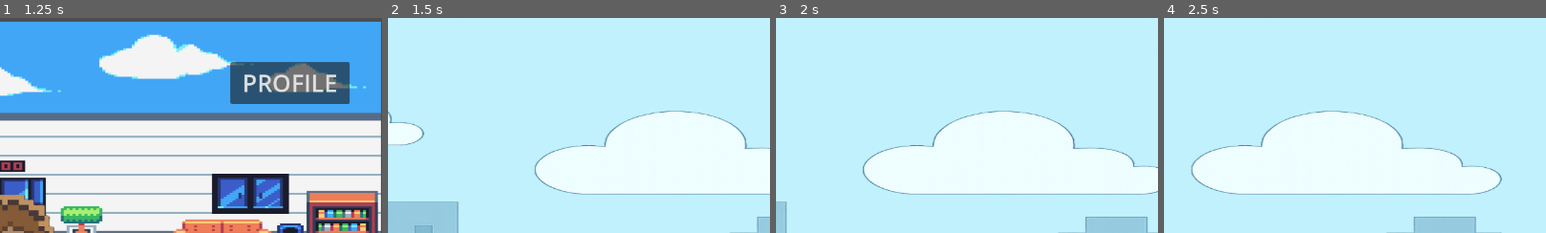
Above: before the commit, frames 1-4 (left to right).
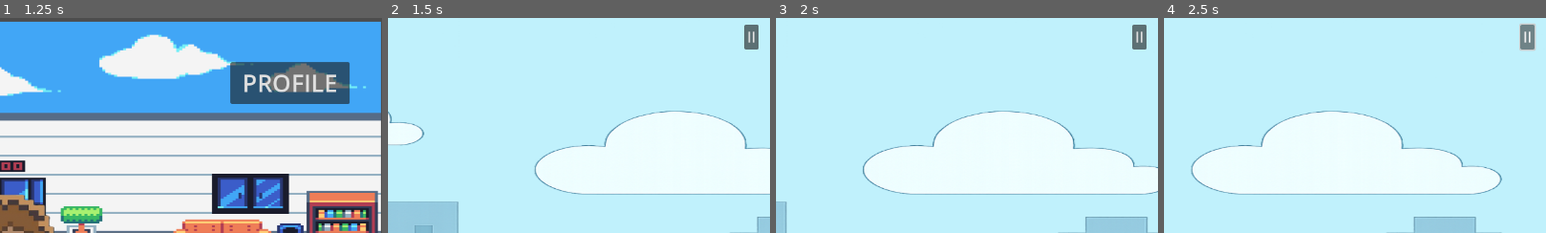
Above: after the commit, the same moments.

Repository: yuu-nn/Iloveboan
Game: Godot game, scene res://scenes/StartScene.tscn
The game is run twice, just before and just after one commit, with the same random seed, the same clock (stepped at 60 frames per second) and the same inputs.
Inputs (mouse positions are % of the whole screen's width and height, from its top left):
- Up to frame 1 (1.25 s): click (50, 82) at 0.5 s
- Up to frame 2 (1.5 s): click "GAME" at 1.25 s
- Up to frame 3 (2 s): no input
- Up to frame 4 (2.5 s): click (98, 4) at 2 s, where only the run after the commit has a clickable "ll"
The pictures show only the part of the screen within x 50-100%, y 0-50%; the shares and areas given below are measured in that part.

Frame 1 is identical in both runs. In frame 2, 0.4% of the frame differs, in the area x 93-97%, y 3-15%; in frame 3, 0.4%; in frame 4, 0.5%, in the area x 93-98%, y 2-16%.

Commit message:
간단한 버튼 구현

Diff:
--- a/scenes/jumpgame.tscn
+++ b/scenes/jumpgame.tscn
@@ -84,5 +84,13 @@
 
 [node name="QuizUI" parent="UI" instance=ExtResource("13_ieuyw")]
 
+[node name="Button" type="Button" parent="UI"]
+offset_left = 1237.0
+offset_top = 11.0
+offset_right = 1261.0
+offset_bottom = 53.0
+theme_override_font_sizes/font_size = 24
+text = "ll"
+
 [node name="gamecontroller" type="Node2D" parent="." groups=["gamecontroller", "player"]]
 script = ExtResource("13_e0rck")
--- a/scripts/QuizUI.tscn
+++ b/scripts/QuizUI.tscn
@@ -29,7 +29,7 @@
 offset_right = 431.0
 offset_bottom = 399.0
 theme_override_colors/font_color = Color(0.5275815, 1, 0.55977714, 1)
-theme_override_font_sizes/font_size = 40
+theme_override_font_sizes/font_size = 60
 text = "O"
 flat = true
 
@@ -40,13 +40,13 @@
 offset_right = 821.0
 offset_bottom = 399.0
 theme_override_colors/font_color = Color(1, 0.47230315, 0.37671188, 1)
-theme_override_font_sizes/font_size = 40
+theme_override_font_sizes/font_size = 60
 text = "X"
 flat = true
 
 [node name="OptionsContainer" type="VBoxContainer" parent="."]
 layout_mode = 0
-offset_left = 576.0
+offset_left = 563.0
 offset_top = 360.0
-offset_right = 626.0
-offset_bottom = 410.0
+offset_right = 623.0
+offset_bottom = 420.0
